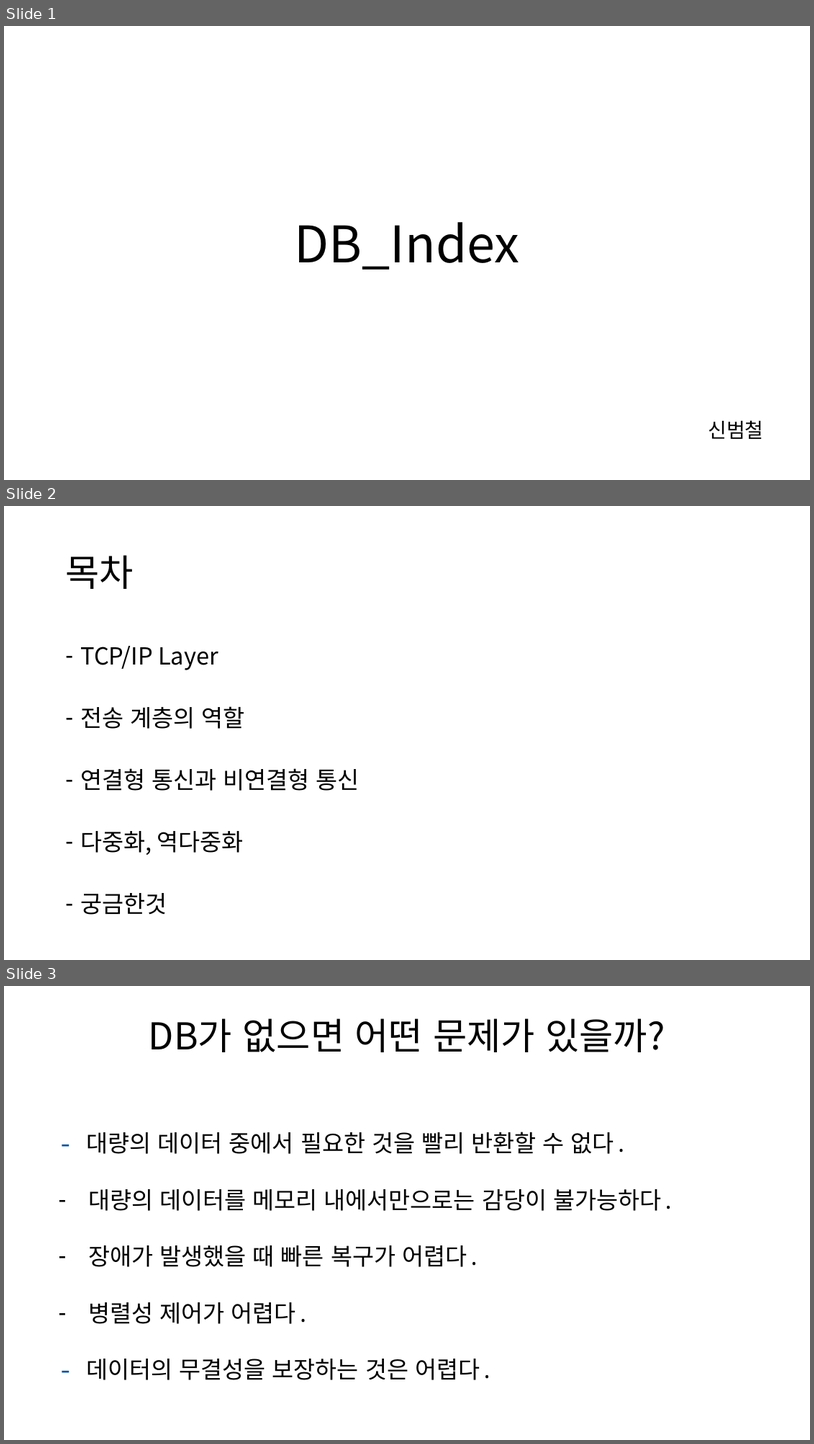
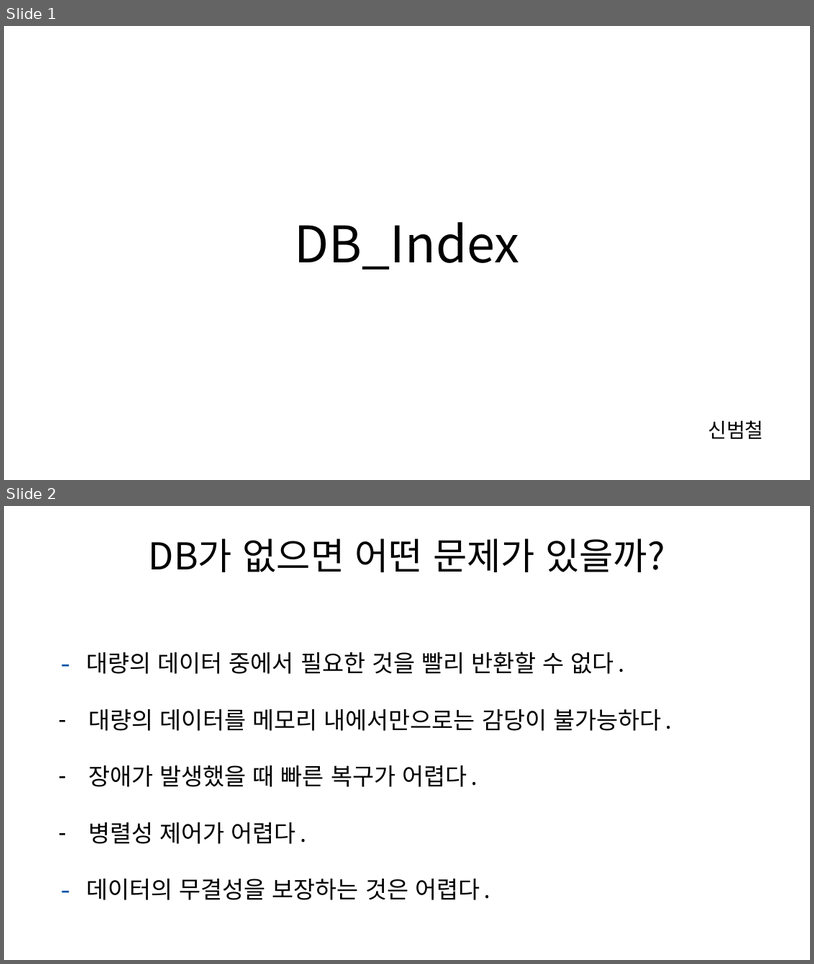
Before and after one commit to cs-study-org/cs-study, a slide deck: 20/beom/DB_Index.pptx. Shown one above the other, each under a label of ours: slides 1, 2 and 3 before the commit, slides 1 and 2 after it. The pictures are 814x1444 and 814x964 pixels, drawn with LibreOffice and Linux fonts; fonts in the diff are those of the drawing. Boxes give left, top, right and bottom in pixels: in the first picture for what was removed or moved away, otherwise in the second. Text is boxed around its words. In the diff, an @@ line names an element or a change of style, - is before the commit and + after.

```diff
--- a/20/beom/DB_Index.pptx
+++ b/20/beom/DB_Index.pptx
@@ slide 2 removed at (4,506,810,960), background #FFFFFF @@
@@ title removed at (65,555,133,589) @@
-목차
@@ text removed at (80,646,360,914) @@
-– TCP/IP Layer
-– 전송 계층의 역할
-– 연결형 통신과 비연결형 통신
-– 다중화, 역다중화
-– 궁금한것
@@ what was slide 3 is now slide 2 @@
```
Also in this commit, not shown: 1 slide changed, 6 slides added.
